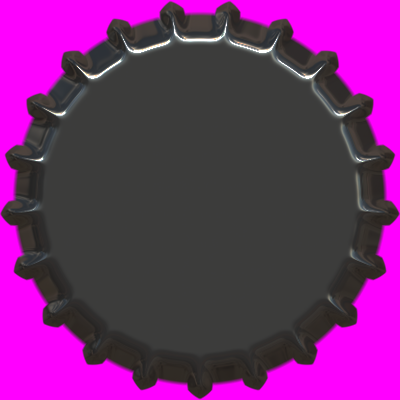
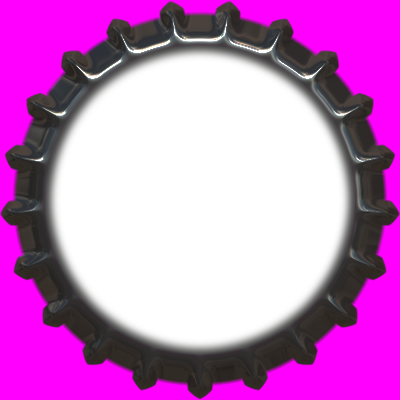
Revision of a layered w=400, h=400 image; what changed, layer by layer:
painted on "Grey, Dark" over [43,43,357,357]
